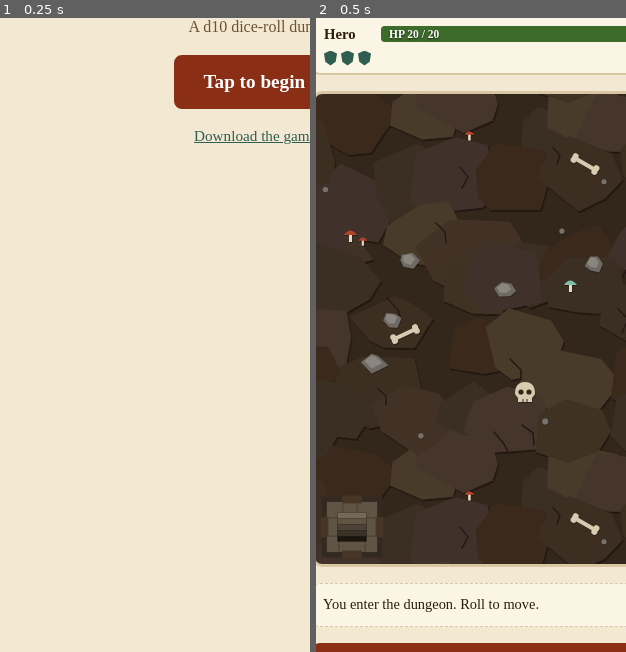
Above: before the commit, frames 1-2 (left to right).
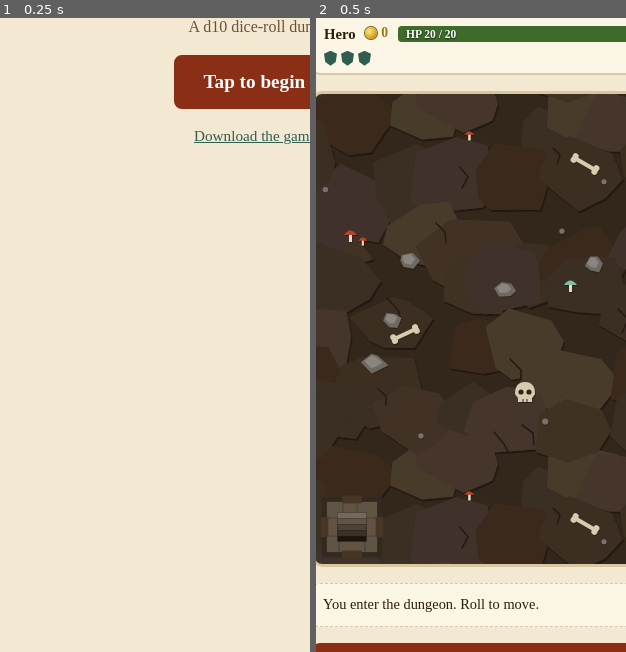
Above: after the commit, the same moments.

Repository: Wut-Lab/Dungeon-10
Game: browser game, page index.html
The game is run twice, just before and just after one commit, with the same random seed, the same clock (stepped at 60 frames per second) and the same inputs.
Inputs:
- Up to frame 1 (0.25 s): no input
- Up to frame 2 (0.5 s): click "Tap to begin your quest" at 0.27 s
The pictures show only the part of the screen within x 2-52%, y 9-59%; the shares and areas given below are measured in that part.

Frame 1 is identical in both runs. In frame 2, 0.4% of the frame differs, in the area x 2-46%, y 1-8%.

Commit message:
Gold (10 per Goblin Warrior) on the hero card, Dirty Shoes drop, new-item feedback
Co-Authored-By: Claude Opus 5.5 <noreply@anthropic.com>
Claude-Session: https://claude.ai/code/session_013BExePevm9JAB9t41chAoh

Diff:
--- a/art.js
+++ b/art.js
@@ -112,5 +112,6 @@
 const ICONS = {
   healingPotion: `<svg viewBox="0 0 40 40" class="paper"><rect x="16" y="4" width="8" height="6" rx="1" fill="#8a5a2b"/ …(203 unchanged characters)…
   shortSword: `<svg viewBox="0 0 40 40" class="paper"><path d="M27 5l4 4-15 15-4-4z" fill="#d5dbe0"/><path d="M27 5l4 4 …(278 unchanged characters)…
+  dirtyShoes: `<svg viewBox="0 0 40 40" class="paper"><path d="M6 30c0-5 3-8 4-14h9c0 5 4 7 9 8 4 1 7 3 7 6v3H6z" fill="#7a5532"/><path d="M6 33h29v-3H6z" fill="#3b2a1a"/><path d="M10 16h9" stroke="#5a3b1e" stroke-width="3" class="d"/><circle cx="14" cy="27" r="2.5" fill="#5b4a2a" class="d"/><circle cx="25" cy="29" r="2" fill="#5b4a2a" class="d"/><circle cx="30" cy="26" r="1.5" fill="#5b4a2a" class="d"/></svg>`,
   simpleShield: `<svg viewBox="0 0 40 40" class="paper"><circle cx="20" cy="20" r="15" fill="#8a5a2b"/><circle cx="20"  …(188 unchanged characters)…
 };
--- a/data.js
+++ b/data.js
@@ -13,7 +13,9 @@
 
 // Enemies. abilities: 'hasty' = Hasty Attack (wins a tie where both drop to 0).
 const ENEMIES = {
-  goblinWarrior: { name: 'Goblin Warrior', icon: '👺', art: 'goblinWarrior', hp: 7, attack: 1, damage: [1, 5], armorBreak: 1, armor: 1, abilities: [] },
+  goblinWarrior: { name: 'Goblin Warrior', icon: '👺', art: 'goblinWarrior', hp: 7, attack: 1, damage: [1, 5], armorBreak: 1, armor: 1, abilities: [],
+    gold: 10,                                        // gold for defeating it
+    drops: [{ id: 'dirtyShoes', chance: 0.10 }] },   // possible loot, each rolled separately
 };
 
 // Random map settings (mapgen.js builds a new map every run). Map cells:
@@ -39,6 +41,7 @@
 // type sorts the Equipment list: weapon, shield, helmet, armor, greaves.
 const EQUIPMENT = {
   shortSword: { name: 'Short Sword', slot: 'hand', type: 'weapon', damage: [2, 4], desc: 'Damage 2–4.' },
+  dirtyShoes: { name: 'Dirty Shoes', slot: 'greaves', type: 'greaves', foeDamageMod: -1, desc: 'Enemies get −1 to damage rolls.' },
   simpleShield: { name: 'Simple Shield', slot: 'hand', type: 'shield', armor: 1, desc: '+1 armor slot.' },
 };
 // What the hero starts each run with.
--- a/game.js
+++ b/game.js
@@ -45,6 +45,7 @@
     cell: findStart(), prev: null, dir: null, steps: 0, moveRoll: null, choosing: null, moving: false,
     visited: new Set(), foes: {}, hero: makeUnit(PLAYER), foe: null, over: false,
     inv: { items: { ...START_KIT.items }, equipped: { ...START_KIT.equipped }, pack: [...START_KIT.pack] },
+    gold: 0, newItems: new Set(),   // newItems: picked up but not looked at yet
     log: ['You enter the dungeon. Roll to move.'],
   });
   state.visited.add(key(state.cell.r, state.cell.c));
@@ -147,14 +148,15 @@
 // ---- Combat ----
 // Damage: roll in range, each intact armor slot negates 1 (min 1). Then Armor Break cracks slots.
 function hit(att, def, breakMult = 1) {
-  const raw = rollRange(att.damage);
+  const mod = def === state.hero ? state.hero.foeDamageMod || 0 : 0;   // e.g. Dirty Shoes: enemy −1 damage
+  const raw = Math.max(0, rollRange(att.damage) + mod);
   const dmg = Math.max(1, raw - intact(def));
   def.hpNow -= dmg;
   const brk = Math.min(intact(def), Math.floor(att.armorBreak * breakMult));
   def.broken += brk;
   if (brk) (def === state.hero ? state.armorFx.hero : state.armorFx.foe).lost += brk;
   state.fx.push({ att: att === state.hero ? 'hero' : 'foe', def: def === state.hero ? 'hero' : 'foe' });
-  return `${att.name} hits for ${dmg} (rolled ${raw}, ${Math.max(0, raw - dmg)} blocked by armor)` + (brk ? `, breaking ${brk} armor` : '');
+  return `${att.name} hits for ${dmg} (rolled ${raw}${mod ? ` after ${mod} from your gear` : ''}, ${Math.max(0, raw - dmg)} blocked by armor)` + (brk ? `, breaking ${brk} armor` : '');
 }
 
 function act(action) {
@@ -219,6 +221,8 @@
   if (f.hpNow <= 0) {
     log.push(`The ${f.name} is defeated! Roll to move on.`);
     noteFoe(f.id, 'defeated');
+    if (f.gold) { state.gold += f.gold; log.push(`You collect ${f.gold} gold.`); }
+    for (const drop of f.drops || []) if (Math.random() < drop.chance) log.push(gainItem(drop.id));
     delete state.foes[key(state.cell.r, state.cell.c)];
     state.foe = null;
   }
@@ -299,6 +303,8 @@
 
 function render() {
   unitHud(state.hero, $('#hero'));
+  $('#hero .who').insertAdjacentHTML('beforeend', ` <span class="gold" title="Gold"><i></i>${state.gold}</span>`);
+  $('[data-menu=inventory]').classList.toggle('has-new', state.newItems.size > 0);
   const f = state.foe;
   $('#arena').hidden = !f;
   $('#board').hidden = !!f;
@@ -360,16 +366,35 @@
 // ---- Inventory ----
 // Equipment groups start closed; remember which ones you opened while the menu re-draws.
 const openGroups = new Set();
-document.addEventListener('toggle', e => { const g = e.target.dataset?.group; if (g) e.target.open ? openGroups.add(g) : openGroups.delete(g); }, true);
+document.addEventListener('toggle', e => {
+  const g = e.target.dataset?.group; if (!g) return;
+  if (e.target.open) {
+    openGroups.add(g);
+    e.target.querySelector('.new-dot')?.remove();
+    for (const id of [...state.newItems]) if (EQUIPMENT[id]?.type === g) state.newItems.delete(id);
+    $('[data-menu=inventory]').classList.toggle('has-new', state.newItems.size > 0);
+  } else openGroups.delete(g);
+}, true);
 const SLOT_NAMES = { rightHand: 'Right hand', leftHand: 'Left hand', helmet: 'Helmet', breastplate: 'Breastplate', greaves: 'Greaves' };
 // The hero's damage comes from the best equipped weapon, or bare fists.
 function applyGear() {
   const weapons = ['rightHand', 'leftHand'].map(s => EQUIPMENT[state.inv.equipped[s]]).filter(w => w?.damage);
   const h = state.hero;
   h.armor = PLAYER.armor + Object.values(state.inv.equipped).reduce((n, id) => n + (EQUIPMENT[id]?.armor || 0), 0);
-  h.broken = Math.min(h.broken, h.armor);   // taking off gear removes its slots, broken ones first
+  h.broken = Math.min(h.broken, h.armor);
+  h.foeDamageMod = Object.values(state.inv.equipped).reduce((n, id) => n + (EQUIPMENT[id]?.foeDamageMod || 0), 0);   // taking off gear removes its slots, broken ones first
   state.hero.damage = weapons.length ? weapons.reduce((a, b) => (b.damage[1] > a.damage[1] ? b : a)).damage : PLAYER.damage;
 }
+// Loot goes to Items (consumables) or the Pack (equipment) and is flagged as new until you look at it.
+function gainItem(id) {
+  if (CONSUMABLES[id]) state.inv.items[id] = (state.inv.items[id] || 0) + 1;
+  else state.inv.pack.push(id);
+  state.newItems.add(id);
+  const btn = $('[data-menu=inventory]');
+  btn.classList.remove('bump'); void btn.offsetWidth; btn.classList.add('bump');
+  return `You found ${(CONSUMABLES[id] || EQUIPMENT[id]).name}! (new in Inventory)`;
+}
+const newBadge = id => state.newItems.has(id) ? '<span class="new-tag">New</span>' : '';
 function useItem(id) {
   const it = CONSUMABLES[id], h = state.hero;
   if (!it || !state.inv.items[id]) return null;
@@ -386,11 +411,16 @@
 }
 function inventoryMenu() {
   const tab = $('#menu').dataset.tab || 'items';
-  const tabs = `<div class="tabs">${['items', 'equipment'].map(t => `<button data-tab="${t}" aria-pressed="${t === tab}">${t === 'items' ? 'Items' : 'Equipment'}</button>`).join('')}</div>`;
+  // Things you've now looked at stop being "new" after this view (equipment counts once its group is open).
+  queueMicrotask(() => {
+    for (const id of [...state.newItems]) if (tab === 'items' ? CONSUMABLES[id] : EQUIPMENT[id] && openGroups.has(EQUIPMENT[id].type)) state.newItems.delete(id);
+    $('[data-menu=inventory]').classList.toggle('has-new', state.newItems.size > 0);
+  });
+  const tabs = `<div class="tabs">${['items', 'equipment'].map(t => `<button data-tab="${t}" aria-pressed="${t === tab}">${t === 'items' ? 'Items' : 'Equipment'}${[...state.newItems].some(id => t === 'items' ? CONSUMABLES[id] : EQUIPMENT[id]) ? ' <span class="new-dot"></span>' : ''}</button>`).join('')}</div>`;
   if (tab === 'items') {
     const ids = Object.keys(state.inv.items).filter(id => state.inv.items[id] > 0);
     return `<h3>Inventory</h3>${tabs}<p class="sub">Consumables</p>` + (ids.length ? ids.map(id => `<div class="foe-row item-row">
-      <span class="row-art">${ICONS[id] || ''}</span><span class="grow">${CONSUMABLES[id].name} <b>×${state.inv.items[id]}</b><small>${CONSUMABLES[id].desc}</small></span>
+      <span class="row-art">${ICONS[id] || ''}</span><span class="grow">${CONSUMABLES[id].name} <b>×${state.inv.items[id]}</b> ${newBadge(id)}<small>${CONSUMABLES[id].desc}</small></span>
       <button class="use" data-use="${id}" ${state.foe ? 'disabled title="In a fight, use 4 · Use item"' : ''}>Use</button></div>`).join('')
       : '<p class="none">No consumables.</p>');
   }
@@ -400,8 +430,8 @@
   const GROUPS = [['weapon', 'Weapons'], ['shield', 'Shields'], ['helmet', 'Helmet'], ['armor', 'Armor'], ['greaves', 'Greaves']];
   const pack = GROUPS.map(([type, label]) => {
     const list = owned.filter(o => EQUIPMENT[o.id].type === type).sort((a, b) => EQUIPMENT[a.id].name.localeCompare(EQUIPMENT[b.id].name));
-    return `<details class="group-box" data-group="${type}" ${openGroups.has(type) ? 'open' : ''}><summary class="group">${label} <span class="count">${list.length}</span …(128 unchanged characters)…
-      <span class="row-art">${ICONS[o.id] || ''}</span><span class="grow">${EQUIPMENT[o.id].name}<small>${EQUIPMENT[o.id].desc} ${o.slot ? 'Tap to unequip.' : 'Tap to equip.'}</small></span>
+    return `<details class="group-box" data-group="${type}" ${openGroups.has(type) ? 'open' : ''}><summary class="group">${label} ${list.some(o => state.newItems.has(o.id)) ? '<span class="new-dot"></span>' : ''}<span class="count">${list.length}</span …(128 unchanged characters)…
+      <span class="row-art">${ICONS[o.id] || ''}</span><span class="grow">${EQUIPMENT[o.id].name} ${newBadge(o.id)}<small>${EQUIPMENT[o.id].desc} ${o.slot ? 'Tap to unequip.' : 'Tap to equip.'}</small></span>
       ${o.slot ? `<span class="tag-eq">Equipped</span>` : ''}</button>`).join('') : '<p class="none">None</p>') + '</details>';
   }).join('');
   const wpn = ['rightHand', 'leftHand'].map(s => e[s] && EQUIPMENT[e[s]]).filter(Boolean);
--- a/style.css
+++ b/style.css
@@ -165,3 +165,15 @@
 .group-box summary::before{content:"▸";transition:transform .15s}
 .group-box[open] summary::before{transform:rotate(90deg)}
 .count{margin-left:auto;font-size:.72rem;color:var(--mute);letter-spacing:0}
+
+/* ---- Gold and new-item feedback ---- */
+.gold{display:inline-flex;align-items:center;gap:4px;margin-left:6px;font-size:.85rem;color:#9a7412}
+.gold i{width:12px;height:12px;border-radius:50%;background:radial-gradient(circle at 35% 35%,#ffe58a,#d9a521 60%,#9a7412);box-shadow:0 0 0 1px #7a5a0c}
+@media (prefers-color-scheme:dark){.gold{color:#f2c94c}}
+#nav button{position:relative}
+#nav button.has-new::after{content:"";position:absolute;top:-5px;right:-5px;width:14px;height:14px;border-radius:50%;background:#f2c94c;border:2px solid var(--accent);animation:glow 1s infinite alternate}
+#nav button.bump{animation:bump .6s ease-out}
+@keyframes bump{20%{transform:scale(1.12) rotate(-3deg)}45%{transform:scale(.96) rotate(2deg)}70%{transform:scale(1.04)}}
+@keyframes glow{to{box-shadow:0 0 0 4px #f2c94c55}}
+.new-tag{font:700 .65rem Georgia,serif;color:#2b1d0e;background:#f2c94c;border-radius:4px;padding:1px 5px;vertical-align:middle}
+.new-dot{display:inline-block;width:8px;height:8px;border-radius:50%;background:#f2c94c;box-shadow:0 0 0 1px var(--accent);vertical-align:middle}
